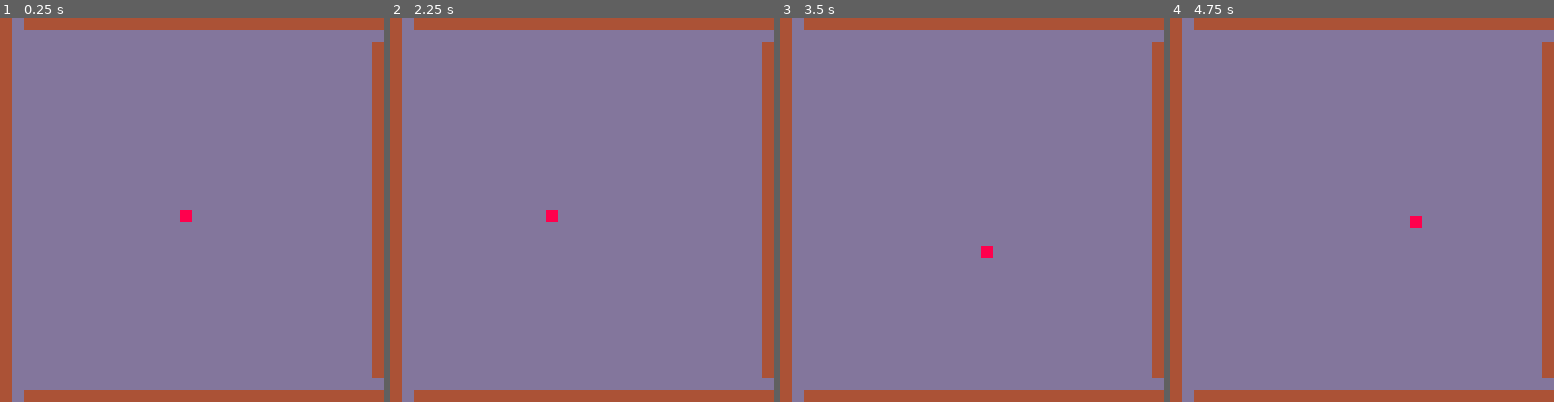
Above: before the commit, frames 1-4 (left to right).
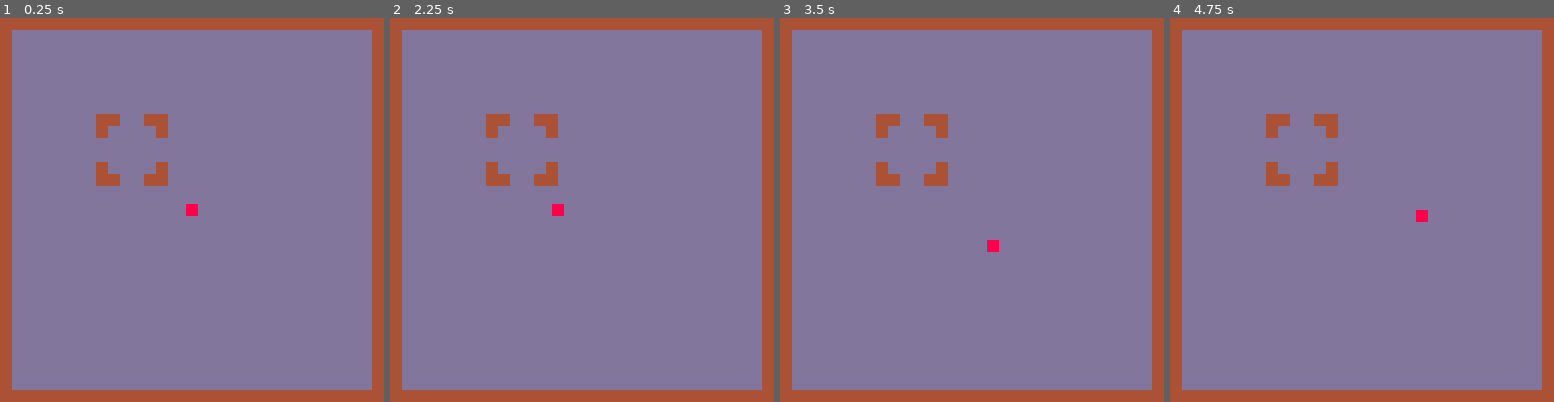
Above: after the commit, the same moments.

Repository: Niarkou/Playground
Game: PICO-8 cartridge Tests/flags.p8
Two runs of this game, one before a commit and one after it. Both use one fixed random seed, a clock stepped at 60 frames per second and the inputs below.
Inputs:
- Up to frame 1 (0.25 s): no input
- Up to frame 2 (2.25 s): tap O (Z key) at 0.33, 0.7, 1.43, 2.22 s; tap X (X key) at 1.07, 2.07 s; hold Left from 1.97 s (still down)
- Up to frame 3 (3.5 s): release Left at 2.37 s; tap X (X key) every 0.33 s from 2.4 to 3.4 s; hold Down 2.42-2.82 s; hold Right from 2.87 s (still down); tap O (Z key) at 3.1 s
- Up to frame 4 (4.75 s): release Right at 3.53 s; hold Up 3.58-4.08 s; tap X (X key) every 0.33 s from 3.73 to 4.73 s; tap O (Z key) at 3.98 s; hold Right 4.13-4.53 s; hold Down from 4.58 s (still down)

The runs differ from the first frame. In frame 1, 1.7% of the frame differs, in the area x 3-100%, y 0-100%; in frame 2, 1.7%; in frame 3, 1.7%; in frame 4, 1.7%.

Commit message:
collisions with walls

Diff:
--- a/Tests/flags.p8
+++ b/Tests/flags.p8
@@ -24,18 +24,37 @@
 --
 
 function update_player()
+  local a,b = wall(player.x - 2 - player.spd, player.y - 0.5, 0, 1.5)
+  local c,d = wall(player.x + 1 + player.spd, player.y - 0.5, 0, 1.5)
+  local e,f = wall(player.x - 0.5, player.y - 2 - player.spd, 1.5, 0)
+  local g,h = wall(player.x - 0.5, player.y + 1 + player.spd, 1.5, 0)
+
   for i = 0, 1 do
     if btn(i) then
       player.dir = i
-      player.x += (i - 1 + i)*player.spd
+      if (i == 0 and (a == 0 or b == 0)) or (i == 1 and (c == 0 or d == 0)) then
+        player.x += (2*i - 1)*player.spd
+      end
     end
   end
   for i = 2,3 do
     if btn(i) then
       player.dir = i
-      player.y += (i - 5 + i)*player.spd
+      if (i == 2 and (e == 0 or f == 0)) or (i == 3 and (g == 0 or h == 0)) then
+        player.y += (2*i - 5)*player.spd
+      end
     end
   end
+end
+
+--
+-- walls
+--
+
+function wall(x,y,w,h)
+  local s = mget((x+w)/8,(y+h)/8)
+  local t = mget((x-w)/8,(y-h)/8)
+    return fget(s),fget(t)
 end
 
 --
@@ -43,7 +62,7 @@
 --
 
 function draw_player()
-  spr(1, player.x - 4, player.y - 4)
+  spr(1, player.x - 2, player.y - 2)
 end
 
 function draw_world()
@@ -51,25 +70,25 @@
 end
 
 __gfx__
-00000000000000004444dddddddd444444444444dddddddddddddddd000000000000000000000000000000000000000000000000000000000000000000000000
-00000000000000004444dddddddd444444444444dddddddddddddddd000000000000000000000000000000000000000000000000000000000000000000000000
-00700700000000004444dddddddd444444444444dddddddddddddddd000000000000000000000000000000000000000000000000000000000000000000000000
-00077000000000004444dddddddd444444444444dddddddddddddddd000000000000000000000000000000000000000000000000000000000000000000000000
-00077000888800004444dddddddd4444dddddddd44444444dddddddd000000000000000000000000000000000000000000000000000000000000000000000000
-00700700888800004444dddddddd4444dddddddd44444444dddddddd000000000000000000000000000000000000000000000000000000000000000000000000
-00000000888800004444dddddddd4444dddddddd44444444dddddddd000000000000000000000000000000000000000000000000000000000000000000000000
-00000000888800004444dddddddd4444dddddddd44444444dddddddd000000000000000000000000000000000000000000000000000000000000000000000000
+00000000888800004444dddddddd444444444444dddddddddddddddd4444444444444444dddd44444444dddd0000000000000000000000000000000000000000
+00000000888800004444dddddddd444444444444dddddddddddddddd4444444444444444dddd44444444dddd0000000000000000000000000000000000000000
+00700700888800004444dddddddd444444444444dddddddddddddddd4444444444444444dddd44444444dddd0000000000000000000000000000000000000000
+00077000888800004444dddddddd444444444444dddddddddddddddd4444444444444444dddd44444444dddd0000000000000000000000000000000000000000
+00077000000000004444dddddddd4444dddddddd44444444dddddddd4444dddddddd444444444444444444440000000000000000000000000000000000000000
+00700700000000004444dddddddd4444dddddddd44444444dddddddd4444dddddddd444444444444444444440000000000000000000000000000000000000000
+00000000000000004444dddddddd4444dddddddd44444444dddddddd4444dddddddd444444444444444444440000000000000000000000000000000000000000
+00000000000000004444dddddddd4444dddddddd44444444dddddddd4444dddddddd444444444444444444440000000000000000000000000000000000000000
 __gff__
-0000010204080000000000000000000000000000000000000000000000000000000000000000000000000000000000000000000000000000000000000000000000000000000000000000000000000000000000000000000000000000000000000000000000000000000000000000000000000000000000000000000000000000
+0000010204080005060a09000000000000000000000000000000000000000000000000000000000000000000000000000000000000000000000000000000000000000000000000000000000000000000000000000000000000000000000000000000000000000000000000000000000000000000000000000000000000000000
 0000000000000000000000000000000000000000000000000000000000000000000000000000000000000000000000000000000000000000000000000000000000000000000000000000000000000000000000000000000000000000000000000000000000000000000000000000000000000000000000000000000000000000
 __map__
-0204040404040404040404040404040400000000000000000000000000000000000000000000000000000000000000000000000000000000000000000000000000000000000000000000000000000000000000000000000000000000000000000000000000000000000000000000000000000000000000000000000000000000
+0704040404040404040404040404040800000000000000000000000000000000000000000000000000000000000000000000000000000000000000000000000000000000000000000000000000000000000000000000000000000000000000000000000000000000000000000000000000000000000000000000000000000000
 0206060606060606060606060606060300000000000000000000000000000000000000000000000000000000000000000000000000000000000000000000000000000000000000000000000000000000000000000000000000000000000000000000000000000000000000000000000000000000000000000000000000000000
 0206060606060606060606060606060300000000000000000000000000000000000000000000000000000000000000000000000000000000000000000000000000000000000000000000000000000000000000000000000000000000000000000000000000000000000000000000000000000000000000000000000000000000
 0206060606060606060606060606060300000000000000000000000000000000000000000000000000000000000000000000000000000000000000000000000000000000000000000000000000000000000000000000000000000000000000000000000000000000000000000000000000000000000000000000000000000000
+0206060607060806060606060606060300000000000000000000000000000000000000000000000000000000000000000000000000000000000000000000000000000000000000000000000000000000000000000000000000000000000000000000000000000000000000000000000000000000000000000000000000000000
 0206060606060606060606060606060300000000000000000000000000000000000000000000000000000000000000000000000000000000000000000000000000000000000000000000000000000000000000000000000000000000000000000000000000000000000000000000000000000000000000000000000000000000
-0206060606060606060606060606060300000000000000000000000000000000000000000000000000000000000000000000000000000000000000000000000000000000000000000000000000000000000000000000000000000000000000000000000000000000000000000000000000000000000000000000000000000000
-0206060606060606060606060606060300000000000000000000000000000000000000000000000000000000000000000000000000000000000000000000000000000000000000000000000000000000000000000000000000000000000000000000000000000000000000000000000000000000000000000000000000000000
+020606060a060906060606060606060300000000000000000000000000000000000000000000000000000000000000000000000000000000000000000000000000000000000000000000000000000000000000000000000000000000000000000000000000000000000000000000000000000000000000000000000000000000
 0206060606060606060606060606060300000000000000000000000000000000000000000000000000000000000000000000000000000000000000000000000000000000000000000000000000000000000000000000000000000000000000000000000000000000000000000000000000000000000000000000000000000000
 0206060606060606060606060606060300000000000000000000000000000000000000000000000000000000000000000000000000000000000000000000000000000000000000000000000000000000000000000000000000000000000000000000000000000000000000000000000000000000000000000000000000000000
 0206060606060606060606060606060300000000000000000000000000000000000000000000000000000000000000000000000000000000000000000000000000000000000000000000000000000000000000000000000000000000000000000000000000000000000000000000000000000000000000000000000000000000
@@ -78,6 +97,6 @@
 0206060606060606060606060606060306060000000000000000000000000000000000000000000000000000000000000000000000000000000000000000000000000000000000000000000000000000000000000000000000000000000000000000000000000000000000000000000000000000000000000000000000000000
 0206060606060606060606060606060306060000000000000000000000000000000000000000000000000000000000000000000000000000000000000000000000000000000000000000000000000000000000000000000000000000000000000000000000000000000000000000000000000000000000000000000000000000
 0206060606060606060606060606060300000000060000000000000000000000000000000000000000000000000000000000000000000000000000000000000000000000000000000000000000000000000000000000000000000000000000000000000000000000000000000000000000000000000000000000000000000000
-0205050505050505050505050505050500000000060606060600000000000000000000000000000000000000000000000000000000000000000000000000000000000000000000000000000000000000000000000000000000000000000000000000000000000000000000000000000000000000000000000000000000000000
+0a05050505050505050505050505050900000000060606060600000000000000000000000000000000000000000000000000000000000000000000000000000000000000000000000000000000000000000000000000000000000000000000000000000000000000000000000000000000000000000000000000000000000000
 0000000000000000000606060000000000000000000000000000000000000000000000000000000000000000000000000000000000000000000000000000000000000000000000000000000000000000000000000000000000000000000000000000000000000000000000000000000000000000000000000000000000000000
 0000000000000000000606060000000000000000000000000000000000000000000000000000000000000000000000000000000000000000000000000000000000000000000000000000000000000000000000000000000000000000000000000000000000000000000000000000000000000000000000000000000000000000
